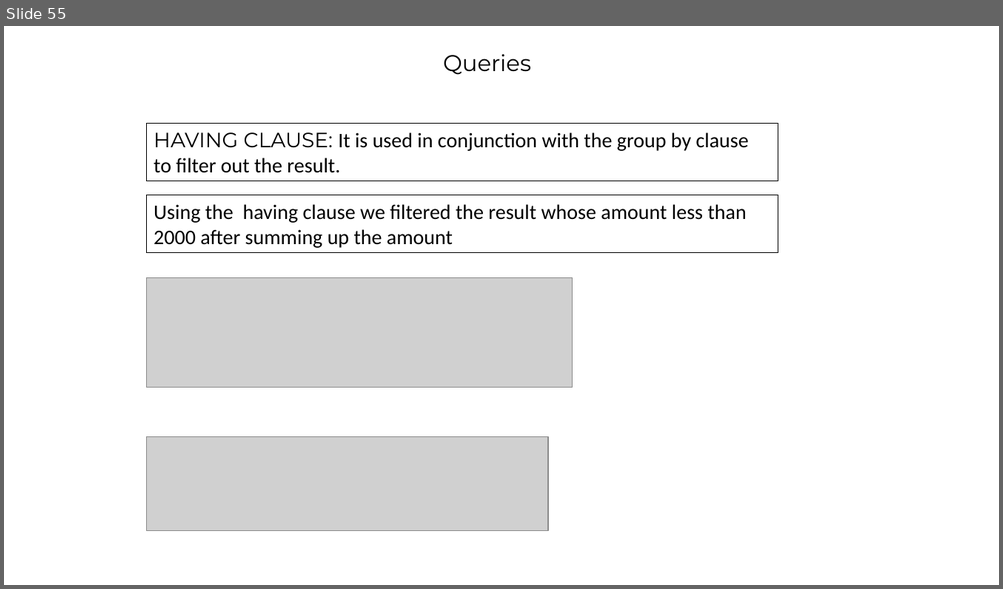
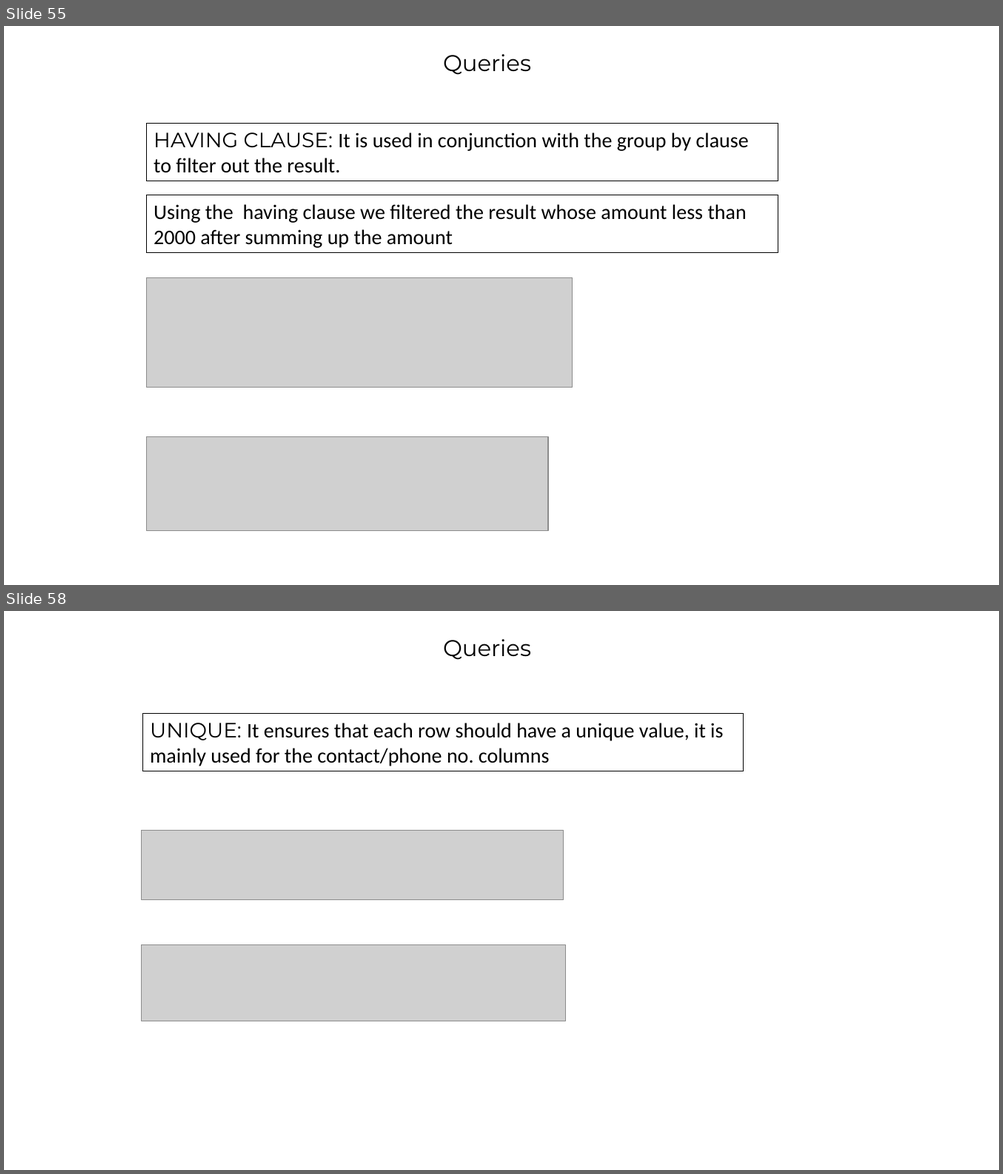
Before and after one commit to barrett28/1_IT-vedant, a slide deck: 4_sql/project''/hospital_management.pptx. Shown one above the other, each under a label of ours: slide 55 before the commit, slides 55 and 58 after it; the slides between them are not shown. The pictures are 1003x589 and 1003x1174 pixels, drawn with LibreOffice and Linux fonts; fonts in the diff are those of the drawing; grey boxes stand for pictures; background and template pictures are left out. Boxes give left, top, right and bottom in pixels: in the first picture for what was removed or moved away, otherwise in the second. Text is boxed around its words. In the diff, an @@ line names an element or a change of style, - is before the commit and + after.

```diff
--- a/4_sql/project''/hospital_management.pptx
+++ b/4_sql/project''/hospital_management.pptx
@@ slide 58 added at box(4, 611, 999, 1170), background picture (left out) @@
@@ text added at box(443, 639, 531, 660), 22 pt, text #000000 @@
+Queries
@@ rectangle added at box(143, 714, 743, 772), outline #000000 0.75 pt, 20 pt, text #000000 @@
+UNIQUE: It ensures that each row should have a unique value, it is mainly used for the contact/phone no. columns
@@ picture added at box(142, 830, 563, 900) @@
@@ picture added at box(142, 945, 565, 1022) @@
```
Also in this commit, not shown: 11 other slides added, 10 other files.
